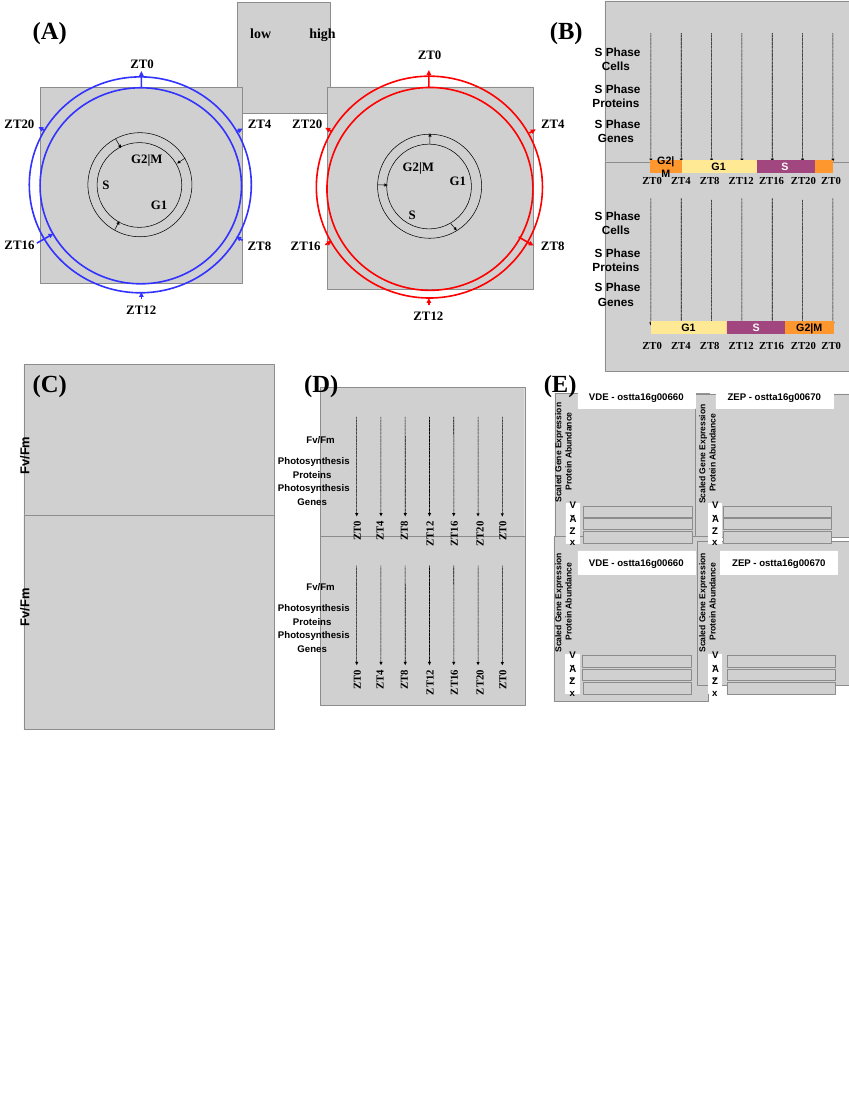
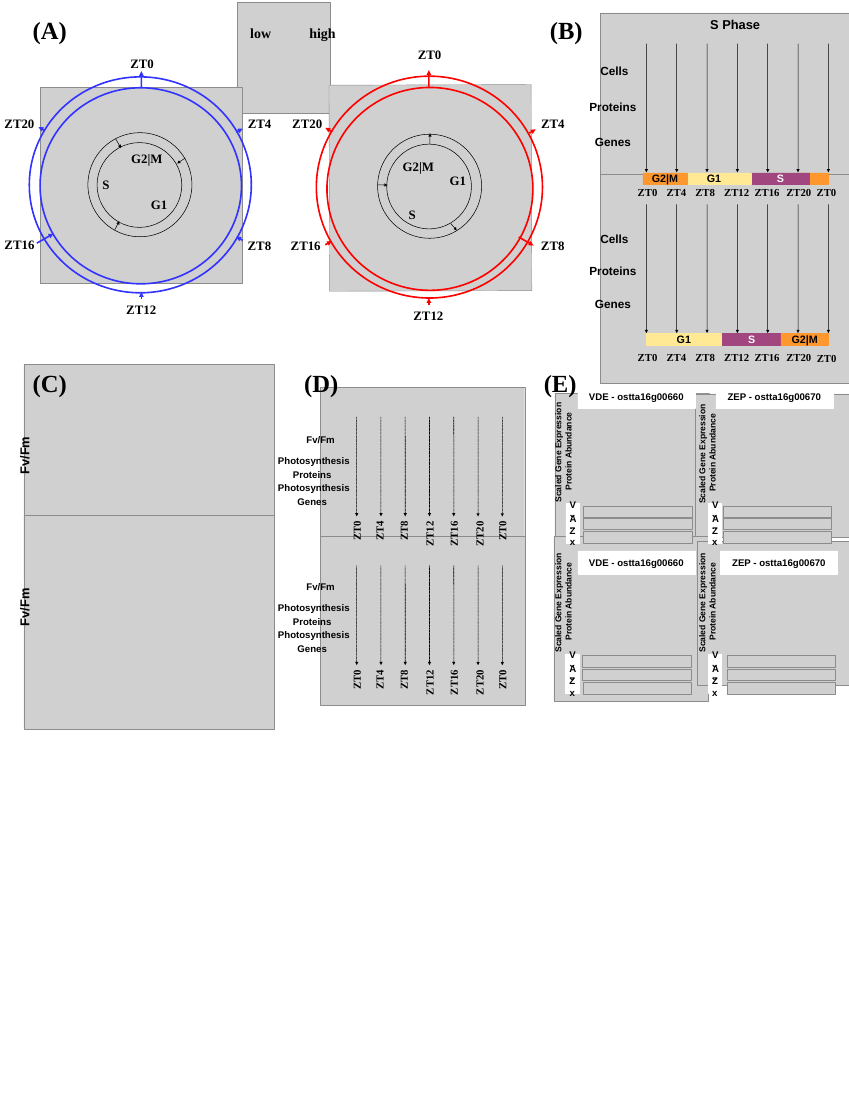
Before and after one commit to ABRomeroLosada/PhD_thesis, a slide deck: slide 2 of Fig_chapter4/figure5/figure5.odp (slide 1 before the commit). Drawn at 849x1120 pixels with LibreOffice and Linux fonts; fonts in the diff are those of the drawing; grey boxes stand for pictures. Boxes give left, top, right and bottom in pixels: in the first picture for what was removed or moved away, otherwise in the second. Text is boxed around its words. In the diff, an @@ line names an element or a change of style, - is before the commit and + after.

```diff
--- a/Fig_chapter4/figure5/figure5.odp
+++ b/Fig_chapter4/figure5/figure5.odp
@@ text added at (x1=710, y1=19, x2=760, y2=29), 24 pt, text #000000, bold @@
+S Phase
@@ picture at (x1=329, y1=84, x2=532, y2=291): rotation 270 to 359 degrees @@
@@ text at (x1=600, y1=65, x2=628, y2=77): text changed @@
-S Phase
-Cells
+Cells
@@ text at (x1=589, y1=102, x2=636, y2=114): text changed @@
-S Phase
-Proteins
+Proteins
@@ text at (x1=595, y1=137, x2=631, y2=149): text changed @@
-S Phase
-Genes
+Genes
@@ rectangle "G2|M" resized from (x1=651, y1=161, x2=681, y2=172) to (x1=643, y1=173, x2=687, y2=184) @@
@@ 14 texts, 7 arrows, 4 rectangles, 2 pictures moved together from (x1=605, y1=1, x2=849, y2=371) to (x1=600, y1=13, x2=849, y2=383) @@
@@ 7 arrows moved together from (x1=651, y1=198, x2=833, y2=327) to (x1=646, y1=204, x2=828, y2=333) @@
@@ text at (x1=600, y1=234, x2=628, y2=246): text changed @@
-S Phase
-Cells
+Cells
@@ text at (x1=589, y1=266, x2=636, y2=278): text changed @@
-S Phase
-Proteins
+Proteins
@@ text at (x1=595, y1=299, x2=631, y2=311): text changed @@
-S Phase
-Genes
+Genes
@@ rectangle "G1" moved from (x1=651, y1=321, x2=726, y2=333) to (x1=646, y1=334, x2=721, y2=345) @@
@@ rectangle "S" moved from (x1=727, y1=321, x2=785, y2=333) to (x1=722, y1=334, x2=781, y2=345) @@
```
Also in this commit, not shown: 2 other slides changed, 1 slide added, 5 other files.
